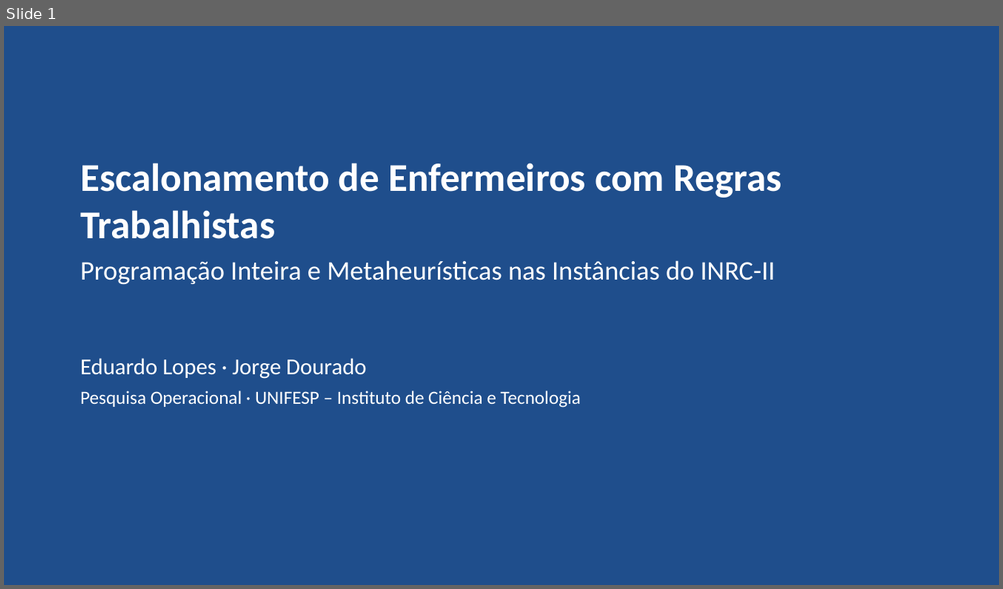
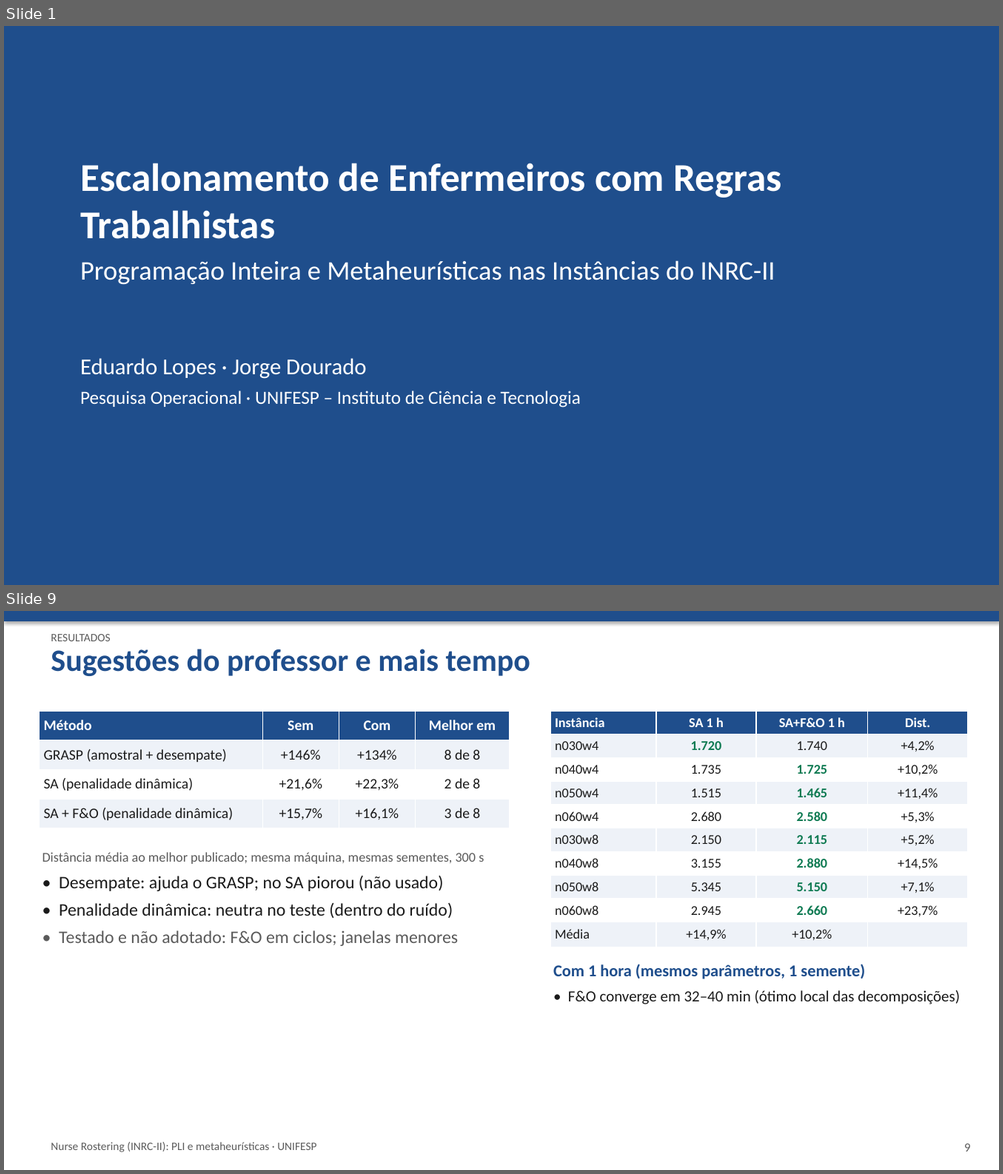
Before and after one commit to crazen/projetopo, a slide deck: entregas/etapa7_apresentacao.pptx. Shown one above the other, each under a label of ours: slide 1 before the commit, slides 1 and 9 after it; the slides between them are not shown. The pictures are 1003x589 and 1003x1174 pixels, drawn with LibreOffice and Linux fonts; fonts in the diff are those of the drawing. Boxes give left, top, right and bottom in pixels: in the first picture for what was removed or moved away, otherwise in the second. Text is boxed around its words. In the diff, an @@ line names an element or a change of style, - is before the commit and + after.

```diff
--- a/entregas/etapa7_apresentacao.pptx
+++ b/entregas/etapa7_apresentacao.pptx
@@ slide 9 added at (4,611,999,1170), background #FFFFFF @@
@@ rectangle added at (4,611,999,621), fill #1F4E8C @@
@@ text added at (51,649,530,676), 30 pt, text #1F4E8C, bold @@
+Sugestões do professor e mais tempo
@@ text added at (51,634,110,641), 11 pt, text #5A5A5A @@
+RESULTADOS
@@ table added at (39,711,509,946), 4 rows, 4 columns @@
+Método | Sem | Com | Melhor em
+GRASP (amostral + desempate) | +146% | +134% | 8 de 8
+SA (penalidade dinâmica) | +21,6% | +22,3% | 2 de 8
+SA + F&O (penalidade dinâmica) | +15,7% | +16,1% | 3 de 8
@@ table added at (550,711,968,946), 10 rows, 4 columns @@
+Instância | SA 1 h | SA+F&O 1 h | Dist.
+n030w4 | 1.720 | 1.740 | +4,2%
+n040w4 | 1.735 | 1.725 | +10,2%
+n050w4 | 1.515 | 1.465 | +11,4%
+n060w4 | 2.680 | 2.580 | +5,3%
+n030w8 | 2.150 | 2.115 | +5,2%
+n040w8 | 3.155 | 2.880 | +14,5%
+n050w8 | 5.345 | 5.150 | +7,1%
+n060w8 | 2.945 | 2.660 | +23,7%
+Média | +14,9% | +10,2% | 
@@ text added at (42,852,484,946), 17 pt, text #5A5A5A @@
+Distância média ao melhor publicado; mesma máquina, mesmas sementes, 300 s
+• Desempate: ajuda o GRASP; no SA piorou (não usado)
+• Penalidade dinâmica: neutra no teste (dentro do ruído)
+• Testado e não adotado: F&O em ciclos; janelas menores
@@ text added at (553,964,959,1005), 15 pt, text #1A1A1A @@
+Com 1 hora (mesmos parâmetros, 1 semente)
+• F&O converge em 32–40 min (ótimo local das decomposições)
@@ text added at (51,1142,316,1153), 11 pt, text #5A5A5A @@
+Nurse Rostering (INRC-II): PLI e metaheurísticas · UNIFESP
@@ text added at (964,1144,970,1152), 12 pt, text #5A5A5A @@
+9
```
Also in this commit, not shown: 10 slides changed, 1 other slide added, 3 slides removed, 14 other files.
